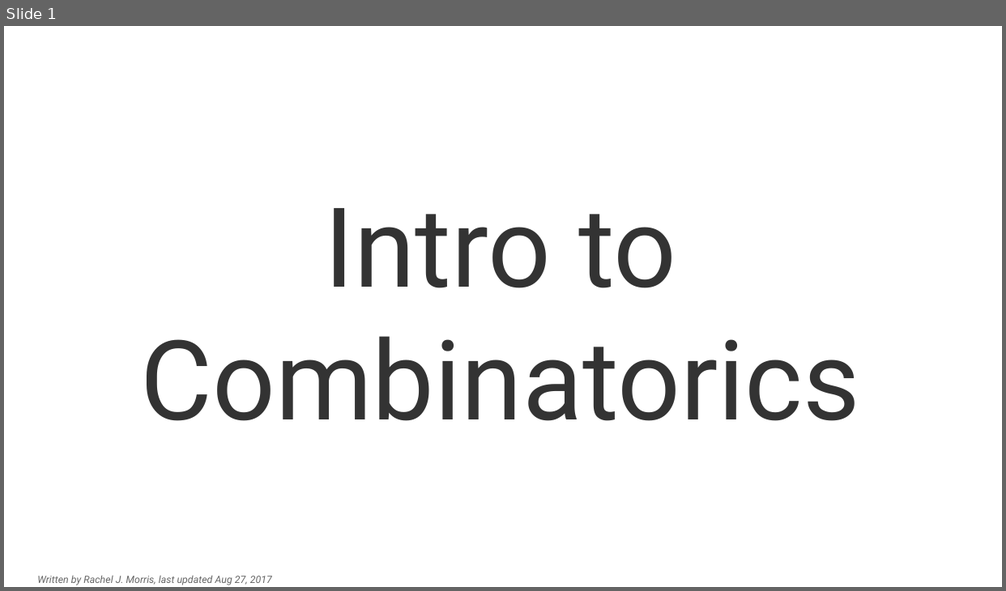
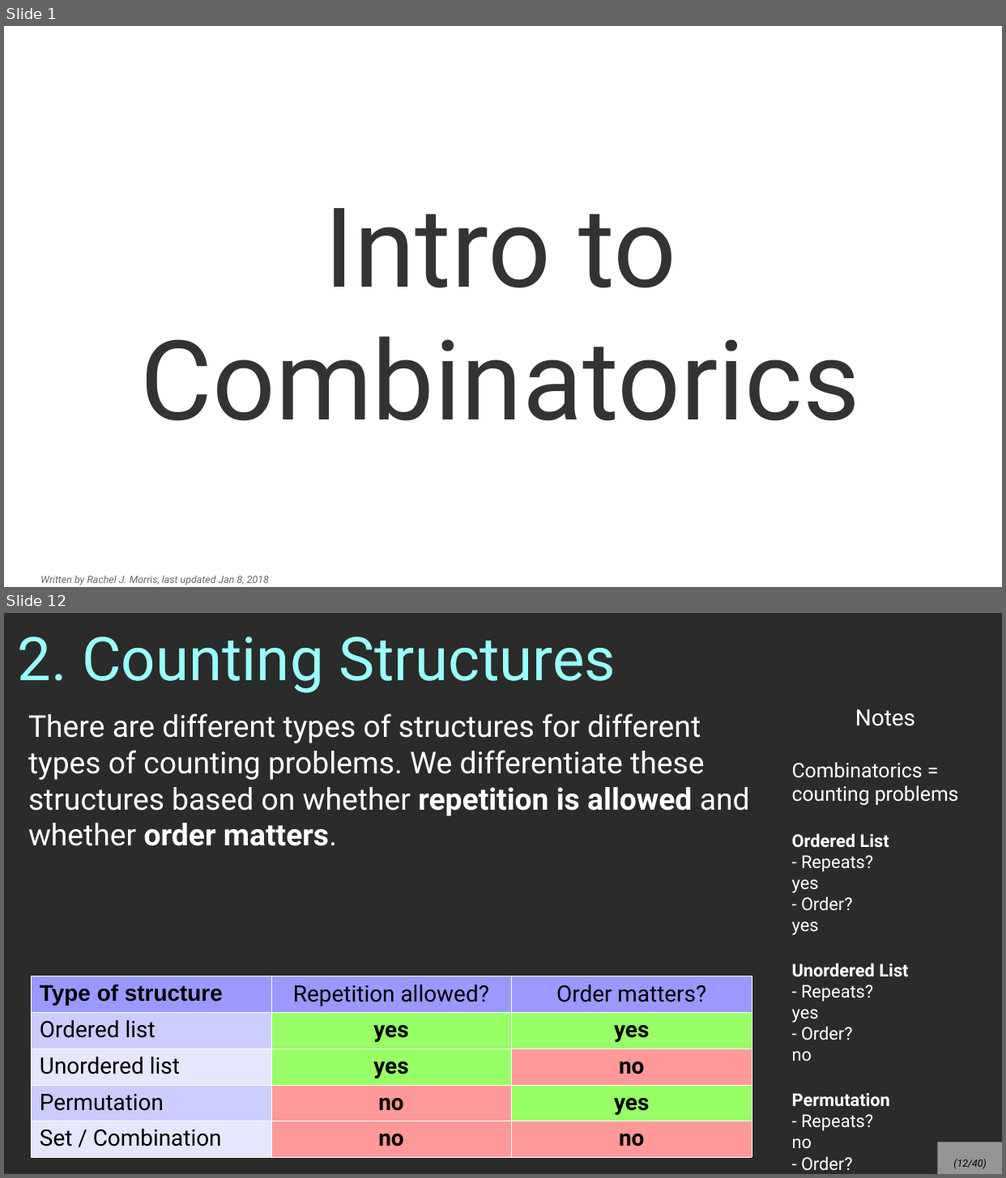
Before and after one commit to nguyenchithien/CS211-Discrete-Structures-II, a slide deck: Lectures/Lecture 5.1.odp. Shown one above the other, each under a label of ours: slide 1 before the commit, slides 1 and 12 after it; the slides between them are not shown. The pictures are 1006x591 and 1006x1178 pixels, drawn with LibreOffice and Linux fonts; fonts in the diff are those of the drawing; background and template pictures are left out; a plain dark background stands for a picture behind light text. Boxes give left, top, right and bottom in pixels: in the first picture for what was removed or moved away, otherwise in the second. Text is boxed around its words. In the diff, an @@ line names an element or a change of style, - is before the commit and + after.

```diff
--- a/Lectures/Lecture 5.1.odp
+++ b/Lectures/Lecture 5.1.odp
@@ slide 12 added at bbox=[4, 613, 1002, 1174], background picture (left out) @@
@@ title added at bbox=[18, 636, 616, 693], 48 pt, text #99FFFF @@
+2. Counting Structures
@@ text added at bbox=[792, 709, 959, 1171], 14 pt, text #FFFFFF @@
+Notes
+Combinatorics = counting problems
+Ordered List
+- Repeats? yes
+- Order? yes
+Unordered List
+- Repeats? yes
+- Order? no
+Permutation
+- Repeats? no
+- Order? yes
+Sets
+- Repeats? no
+- Order? no
@@ text added at bbox=[28, 713, 750, 846], 24 pt, text #FFFFFF @@
+There are different types of structures for different types of counting problems. We differentiate these structures based on whether repetition is allowed and whether order matters.
@@ table added at bbox=[30, 976, 753, 1150], 5 rows, 3 columns @@
+Type of structure | Repetition allowed? | Order matters?
+Ordered list | yes | yes
+Unordered list | yes | no
+Permutation | no | yes
+Set / Combination | no | no
@@ page number added at bbox=[938, 1143, 1002, 1174], fill #FFFFFF at 50% opacity, 8 pt, text #000000, italic @@
+(12/40)
@@ slide 1 changed as well @@
@@ text at bbox=[40, 575, 269, 586]: text changed @@
-Written by Rachel J. Morris, last updated Aug 27, 2017
+Written by Rachel J. Morris, last updated Jan 8, 2018
```
Also in this commit, not shown: 38 other slides added, 4 slides removed, 2 other files.
